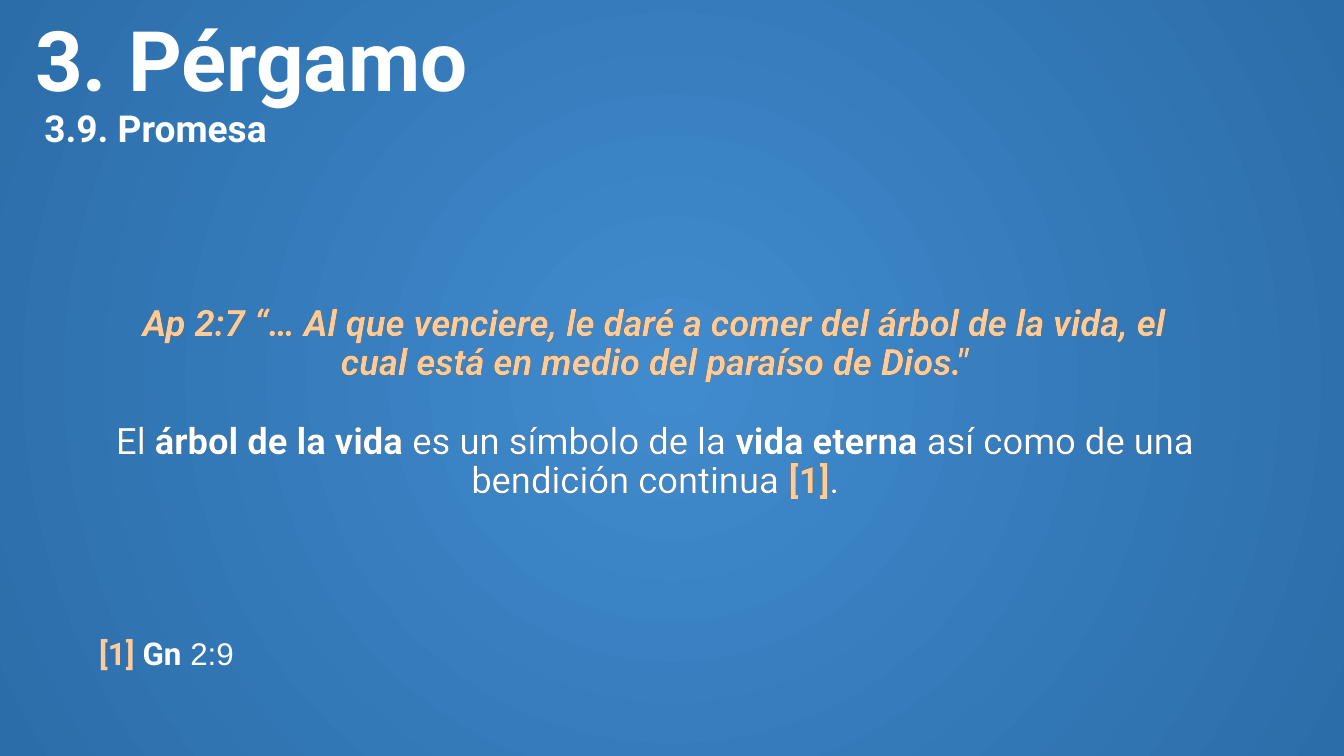
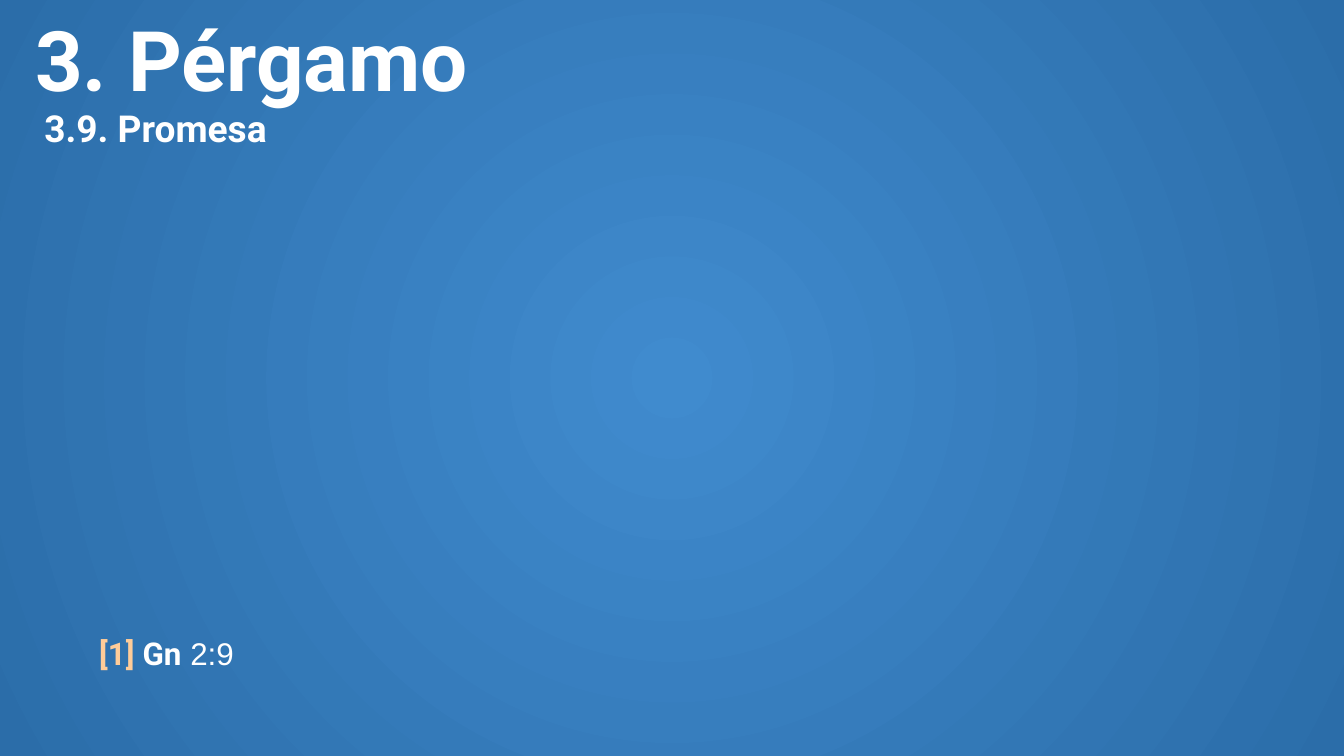
Before and after one commit to CreyTuning/documents, a slide deck: slide 36 of slideshow/Apocalipsis/3. Capitulo 2-3.pptm. Drawn at 1344x756 pixels with LibreOffice and Linux fonts; fonts in the diff are those of the drawing. Boxes give left, top, right and bottom in pixels: in the first picture for what was removed or moved away, otherwise in the second. Text is boxed around its words. In the diff, an @@ line names an element or a change of style, - is before the commit and + after.

```diff
--- a/slideshow/Apocalipsis/3. Capitulo 2-3.pptm
+++ b/slideshow/Apocalipsis/3. Capitulo 2-3.pptm
@@ text removed at box(116, 308, 1194, 499) @@
-Ap 2:7 “… Al que venciere, le daré a comer del árbol de la vida, el cual está en medio del paraíso de Dios."
-El árbol de la vida es un símbolo de la vida eterna así como de una bendición continua [1].
```
Also in this commit, not shown: 2 other slides changed, 2 other files.
